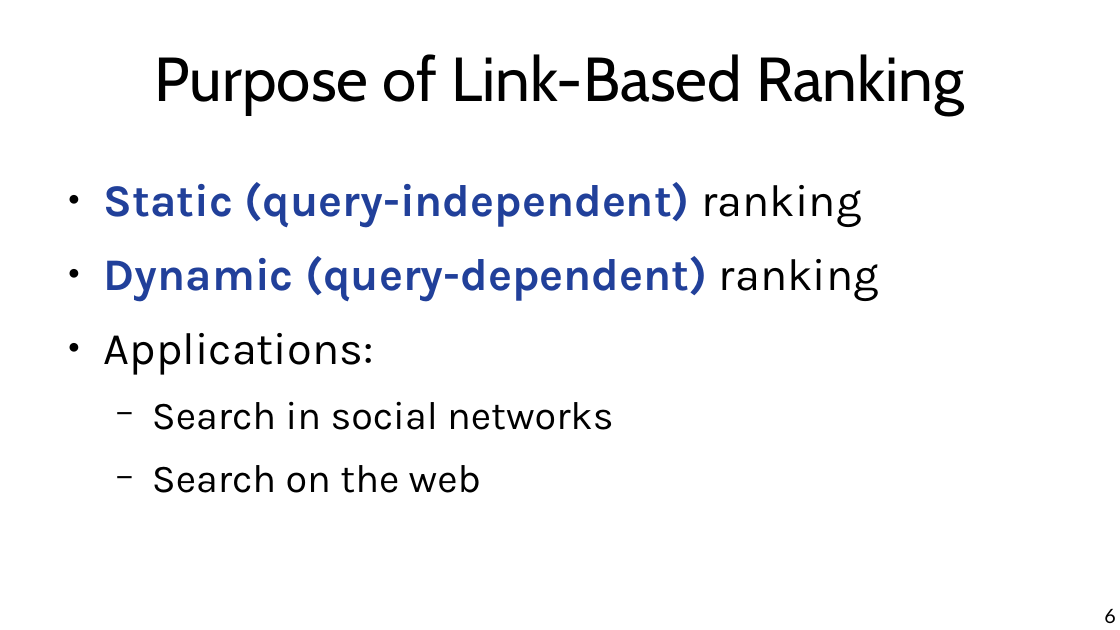
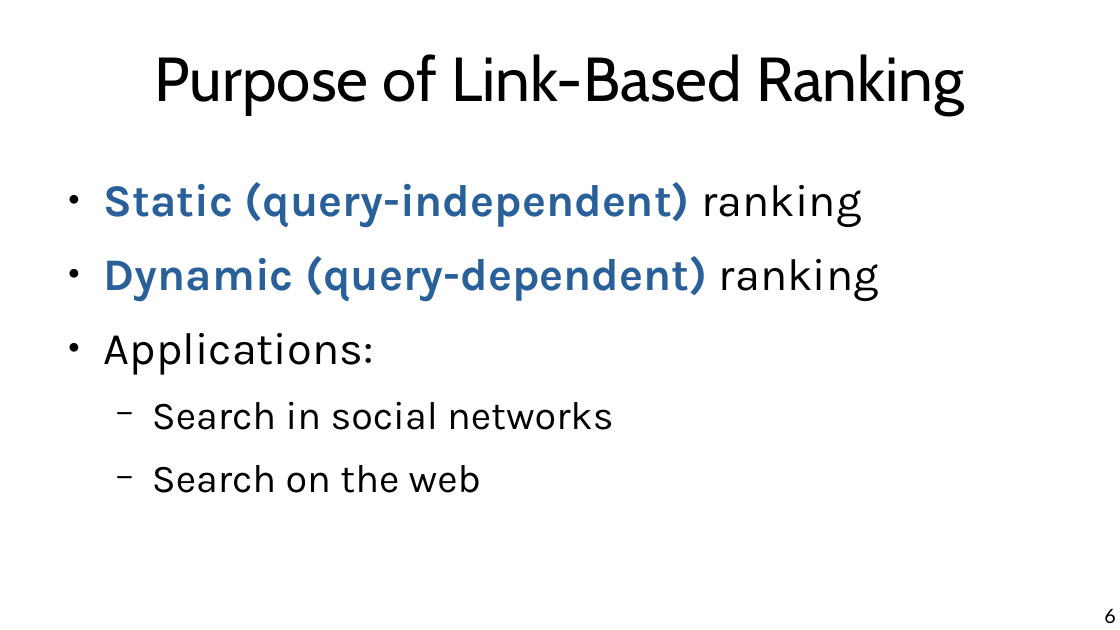
Before and after one commit to chatox/networks-science-course, a slide deck: slide 6 of theory/odp/tt08-hubs_authorities.odp. Drawn at 1120x630 pixels with LibreOffice and Linux fonts; fonts in the diff are those of the drawing. Boxes give left, top, right and bottom in pixels: in the first picture for what was removed or moved away, otherwise in the second. Text is boxed around its words. In the diff, an @@ line names an element or a change of style, - is before the commit and + after.

```diff
--- a/theory/odp/tt08-hubs_authorities.odp
+++ b/theory/odp/tt08-hubs_authorities.odp
@@ text at (104, 182, 879, 302): text colour #21409A to #2A6099 in "Static (query-independent)", "Dynamic (query-dependent)" @@
```
Also in this commit, not shown: 19 other slides changed, 7 other files.
